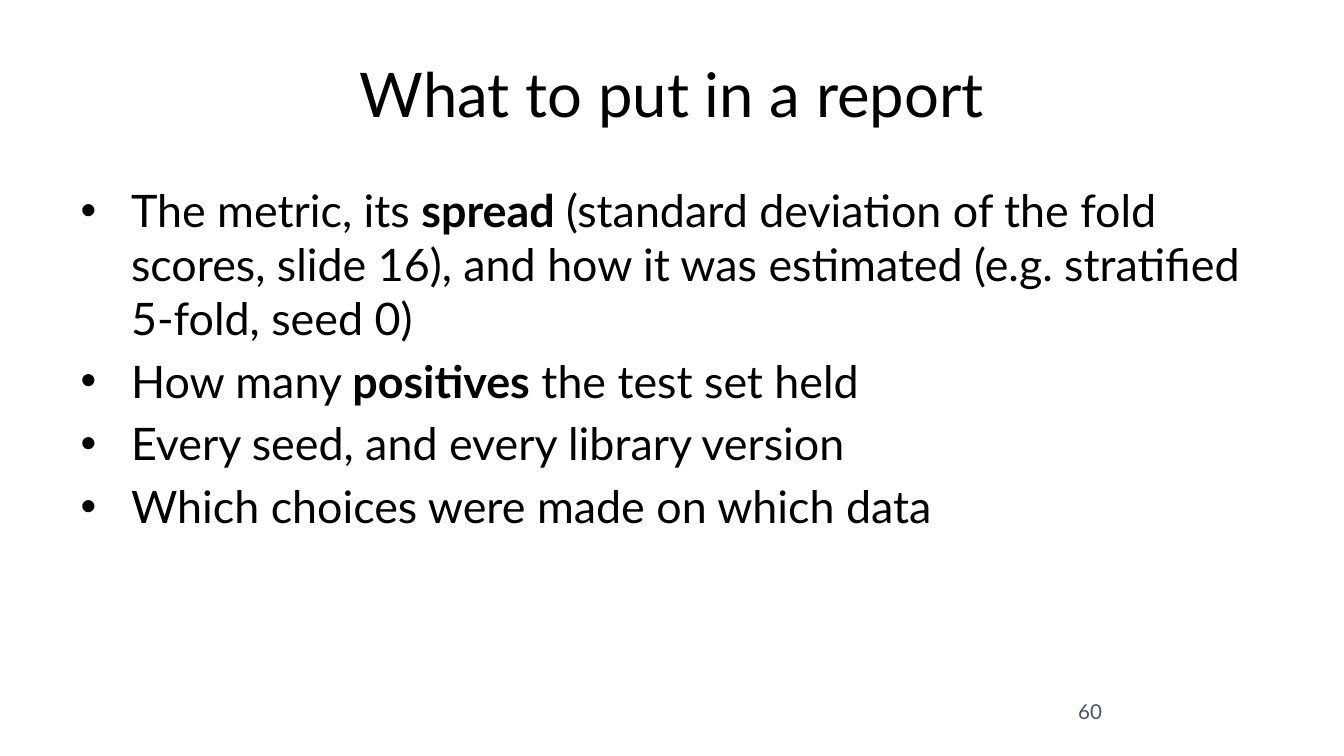
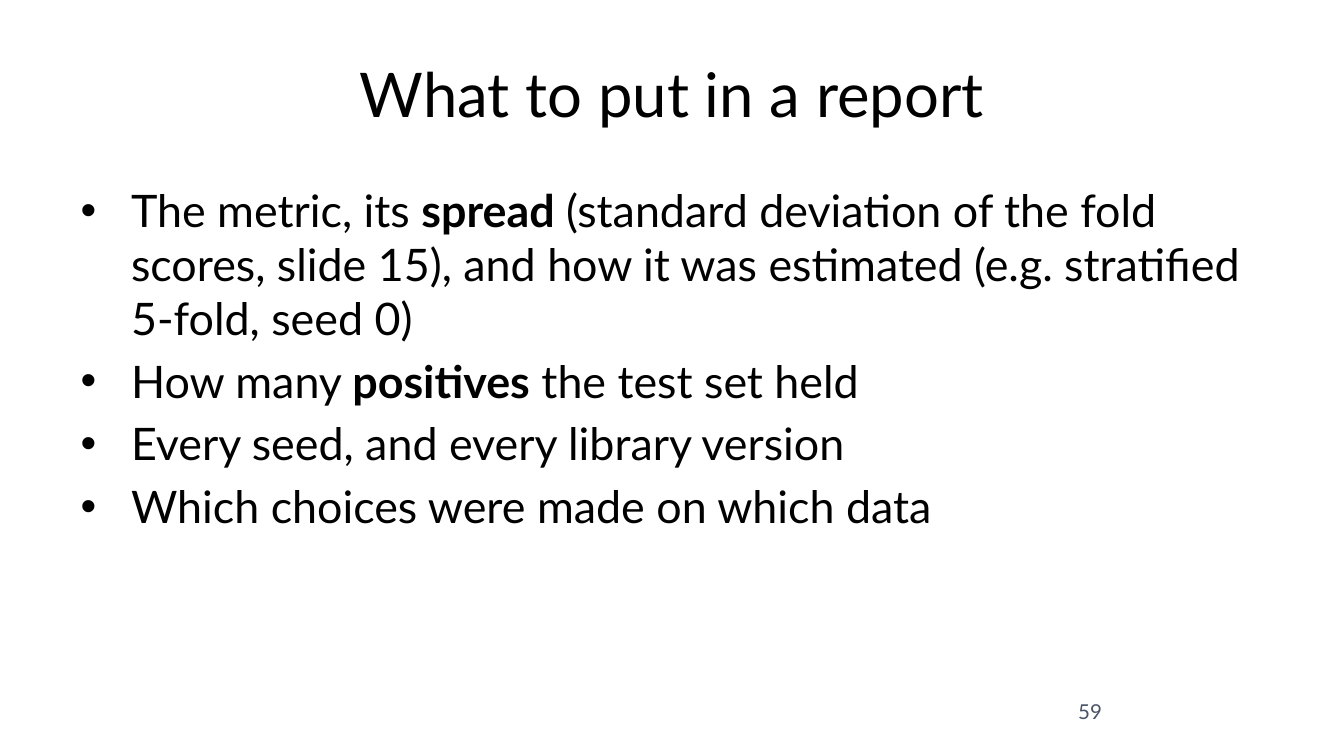
Before and after one commit to fabioantonini/technologies-for-artificial-intelligence, a slide deck: slide 59 of Lessons/05_experimental_methodology/Slides/experimental_methodology_slides.pptx (slide 60 before the commit). Drawn at 1344x756 pixels with LibreOffice and Linux fonts; fonts in the diff are those of the drawing; background and template pictures are left out. Boxes give left, top, right and bottom in pixels: in the first picture for what was removed or moved away, otherwise in the second. Text is boxed around its words. In the diff, an @@ line names an element or a change of style, - is before the commit and + after.

```diff
--- a/Lessons/05_experimental_methodology/Slides/experimental_methodology_slides.pptx
+++ b/Lessons/05_experimental_methodology/Slides/experimental_methodology_slides.pptx
@@ text at (x1=131, y1=192, x2=1239, y2=342): text changed @@
-• The metric, its spread (standard deviation of the fold scores, slide 16), and how it was estimated (e.g. stratified 5-fold, seed 0)
+• The metric, its spread (standard deviation of the fold scores, slide 15), and how it was estimated (e.g. stratified 5-fold, seed 0)
@@ page number at (x1=1078, y1=704, x2=1102, y2=719): text changed @@
-60
+59
```
Also in this commit, not shown: 11 other slides changed, 1 slide removed, 14 other files.
